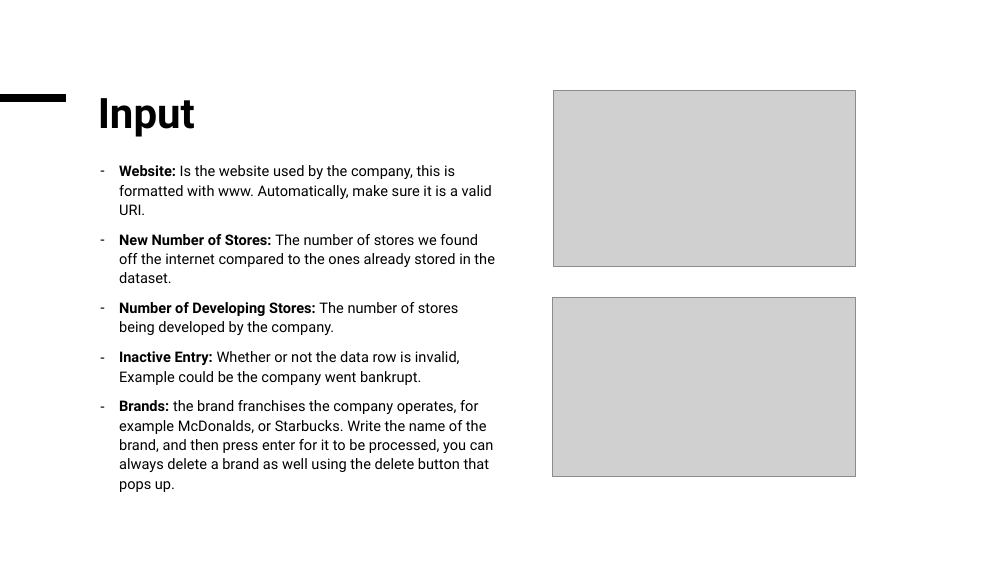
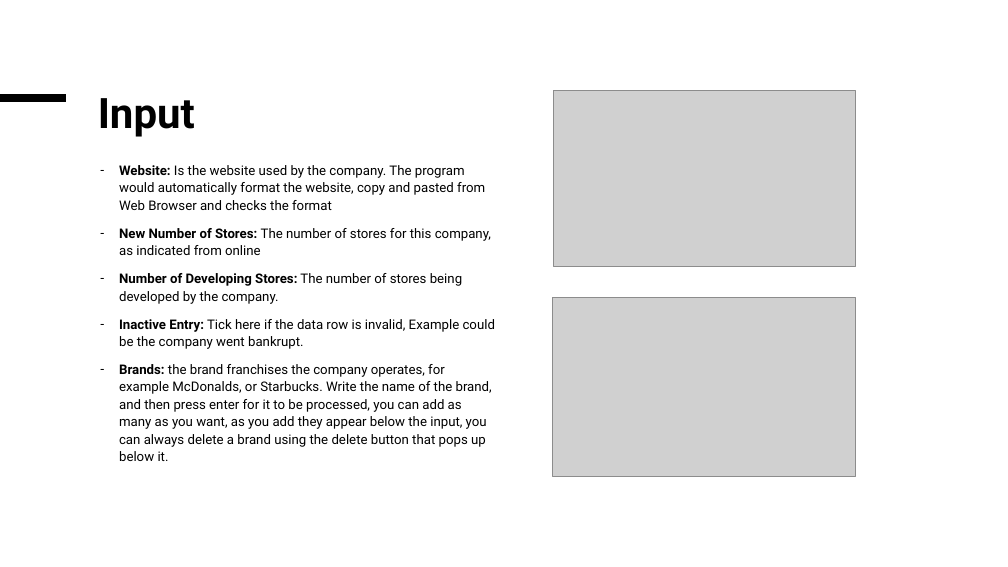
Before and after one commit to D3m0nslay7/HospitalityDataUpdater, a slide deck: slide 9 of Tutorial.pptx (slide 7 before the commit). Drawn at 1008x567 pixels with LibreOffice and Linux fonts; fonts in the diff are those of the drawing; grey boxes stand for pictures. Boxes give left, top, right and bottom in pixels: in the first picture for what was removed or moved away, otherwise in the second. Text is boxed around its words. In the diff, an @@ line names an element or a change of style, - is before the commit and + after.

```diff
--- a/Tutorial.pptx
+++ b/Tutorial.pptx
@@ text at box(119, 165, 491, 255): text changed; size 13.9 to 12.6 pt @@
-– Website: Is the website used by the company, this is formatted with www. Automatically, make sure it is a valid URI.
-– New Number of Stores: The number of stores we found off the internet compared to the ones already stored in the dataset.
+– Website: Is the website used by the company. The program would automatically format the website, copy and pasted from Web Browser and checks the format
+– New Number of Stores: The number of stores for this company, as indicated from online
@@ text at box(119, 273, 462, 304): size 13.9 to 12.6 pt in "Number of Developing Stores: The number of ..." @@
@@ text at box(119, 319, 495, 461): text changed; size 13.9 to 12.6 pt @@
-– Inactive Entry: Whether or not the data row is invalid, Example could be the company went bankrupt.
-– Brands: the brand franchises the company operates, for example McDonalds, or Starbucks. Write the name of the brand, and then press enter for it to be processed, you can always delete a brand as well using the delete button that pops up.
+– Inactive Entry: Tick here if the data row is invalid, Example could be the company went bankrupt.
+– Brands: the brand franchises the company operates, for example McDonalds, or Starbucks. Write the name of the brand, and then press enter for it to be processed, you can add as many as you want, as you add they appear below the input, you can always delete a brand using the delete button that pops up below it.
```
Also in this commit, not shown: 11 other slides changed, 2 slides added.
